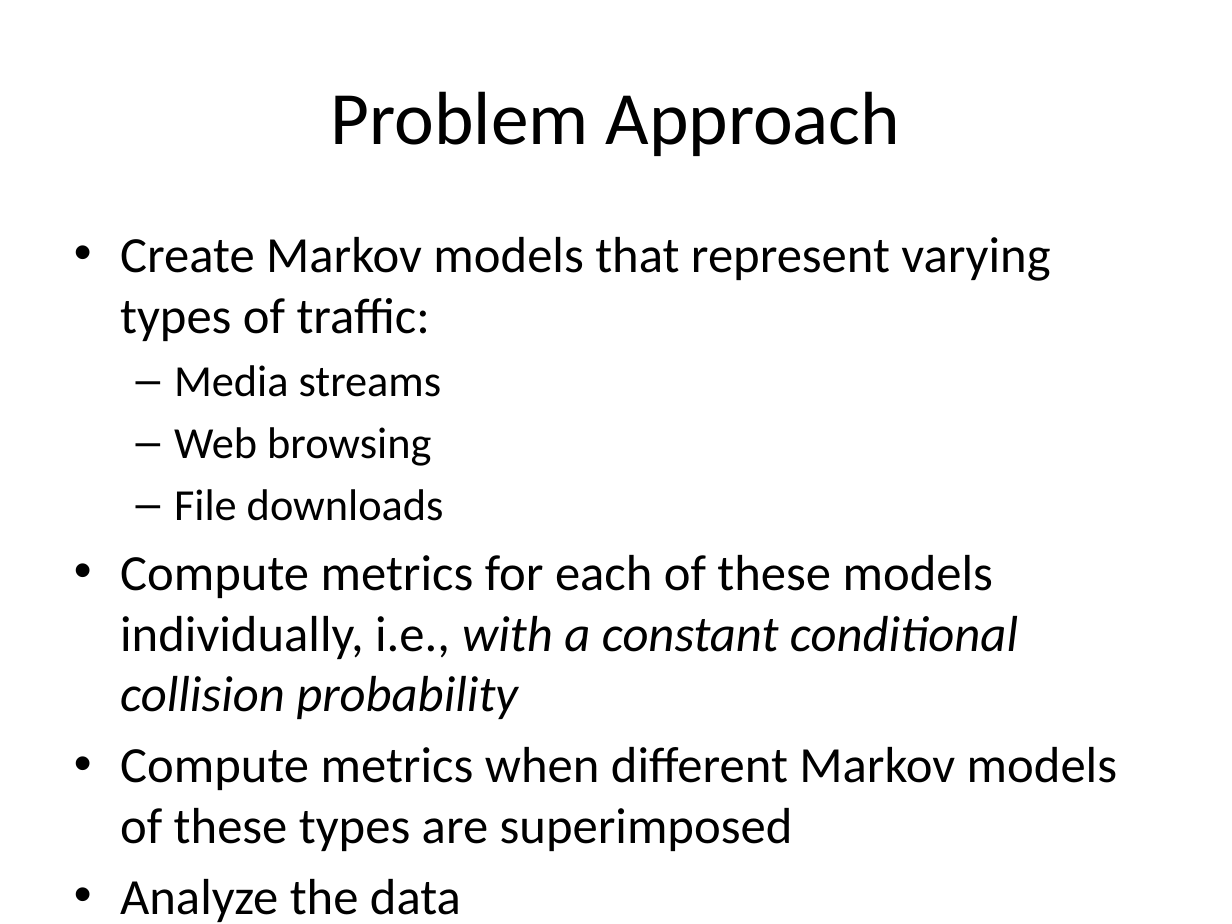
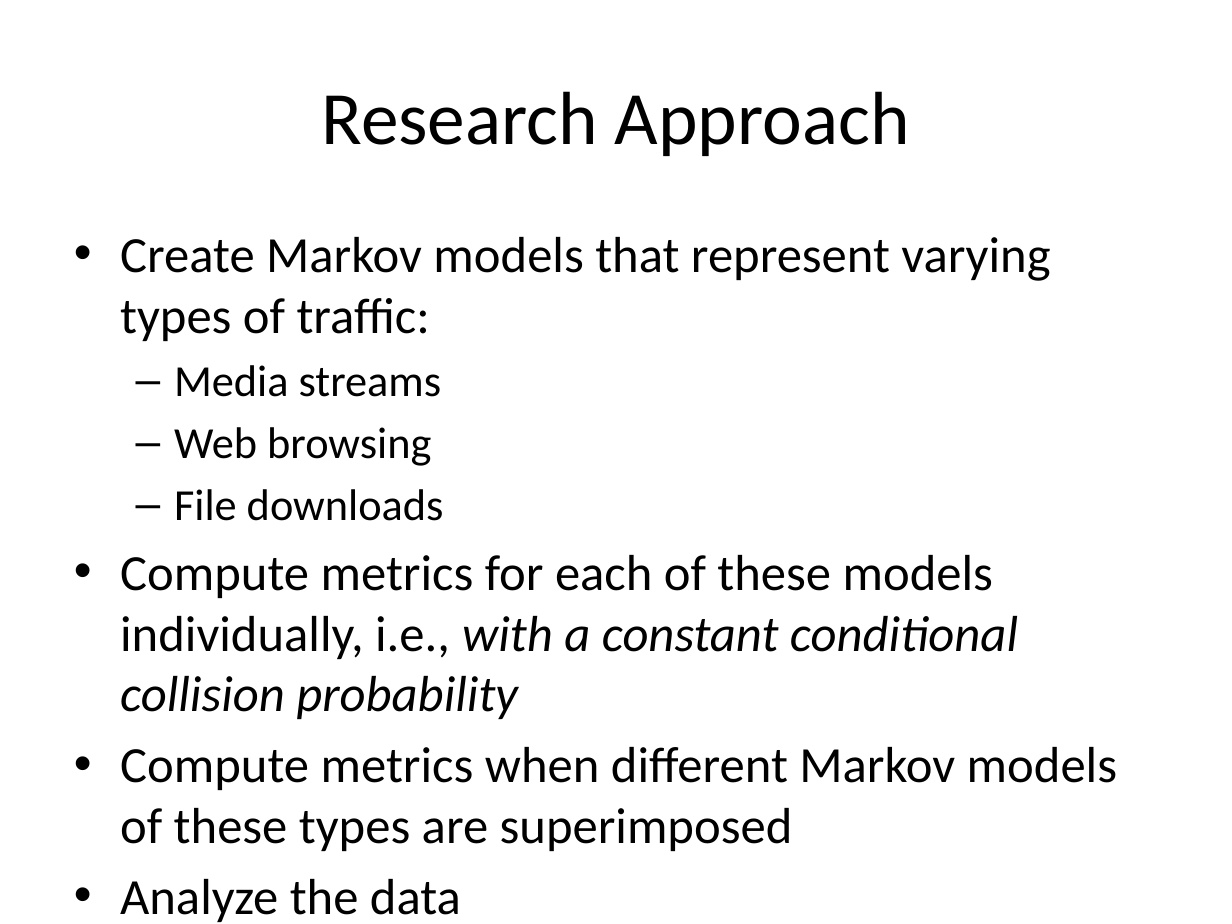
Before and after one commit to tamirh-uci/HeteroTrafficModels, a slide deck: slide 5 of presentation/slides.pptx. Drawn at 1232x924 pixels with LibreOffice and Linux fonts; fonts in the diff are those of the drawing. Boxes give left, top, right and bottom in pixels: in the first picture for what was removed or moved away, otherwise in the second. Text is boxed around its words. In the diff, an @@ line names an element or a change of style, - is before the commit and + after.

```diff
--- a/presentation/slides.pptx
+++ b/presentation/slides.pptx
@@ title at box(322, 91, 910, 156): text changed @@
-Problem Approach
+Research Approach
```
Also in this commit, not shown: 6 other slides changed, 13 slides added.
